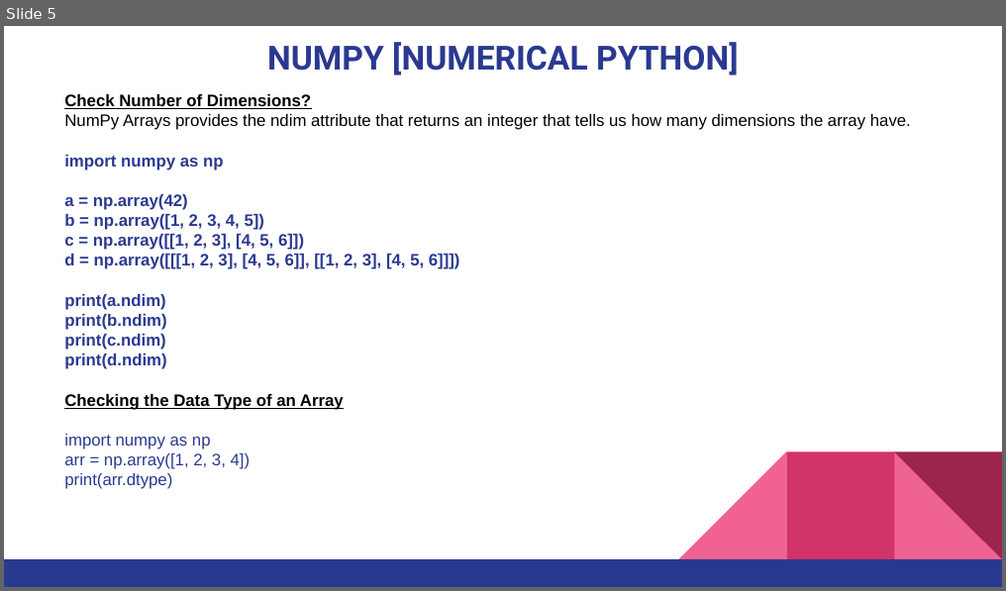
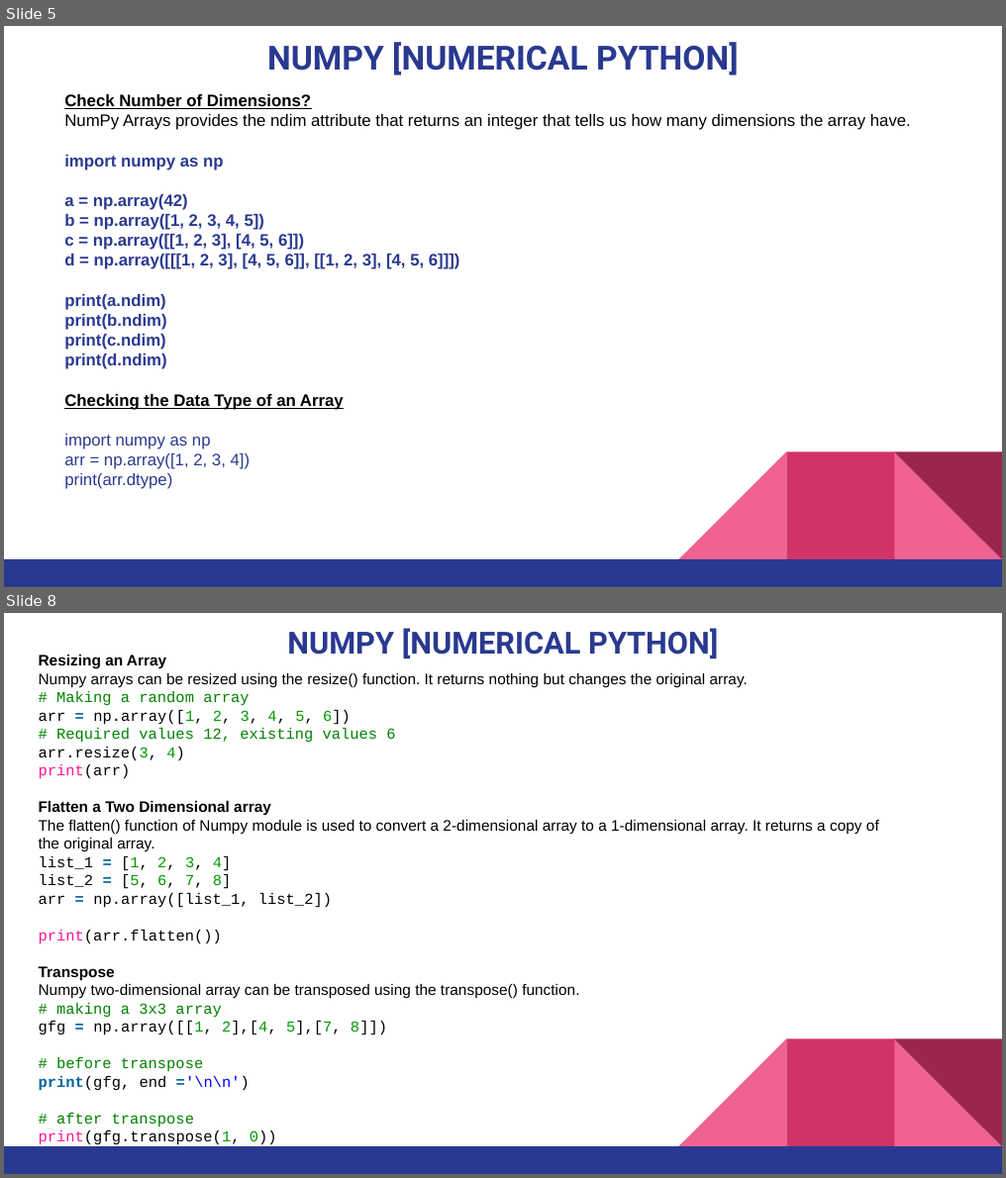
Before and after one commit to pnytrainingrepo/artificial-intelligence, a slide deck: Numpy-Python.pptx. Shown one above the other, each under a label of ours: slide 5 before the commit, slides 5 and 8 after it; the slides between them are not shown. The pictures are 1006x591 and 1006x1178 pixels, drawn with LibreOffice and Linux fonts; fonts in the diff are those of the drawing. Boxes give left, top, right and bottom in pixels: in the first picture for what was removed or moved away, otherwise in the second. Text is boxed around its words. In the diff, an @@ line names an element or a change of style, - is before the commit and + after.

```diff
--- a/Numpy-Python.pptx
+++ b/Numpy-Python.pptx
@@ slide 8 added at [4, 613, 1002, 1174], background #FFFFFF; not listed: 5 template elements that a slide beside it also shows @@
@@ title added at [287, 628, 718, 659], 22 pt, text #2A3990, bold @@
+NUMPY [NUMERICAL PYTHON]
@@ text added at [39, 655, 879, 1146], 11 pt, text #000000 @@
+Resizing an Array
+Numpy arrays can be resized using the resize() function. It returns nothing but changes the original array.
+# Making a random array
+arr = np.array([1, 2, 3, 4, 5, 6])
+# Required values 12, existing values 6
+arr.resize(3, 4)
+print(arr)
+Flatten a Two Dimensional array
+The flatten() function of Numpy module is used to convert a 2-dimensional array to a 1-dimensional array. It returns a copy of the original array.
+list_1 = [1, 2, 3, 4]
+list_2 = [5, 6, 7, 8]
+arr = np.array([list_1, list_2])
+print(arr.flatten())
+Transpose
+Numpy two-dimensional array can be transposed using the transpose() function.
+# making a 3x3 array
+gfg = np.array([[1, 2],[4, 5],[7, 8]])
+# before transpose
+print(gfg, end ='\n\n')
+# after transpose
+print(gfg.transpose(1, 0))
```
Also in this commit, not shown: 2 other slides added, 6 other files.
